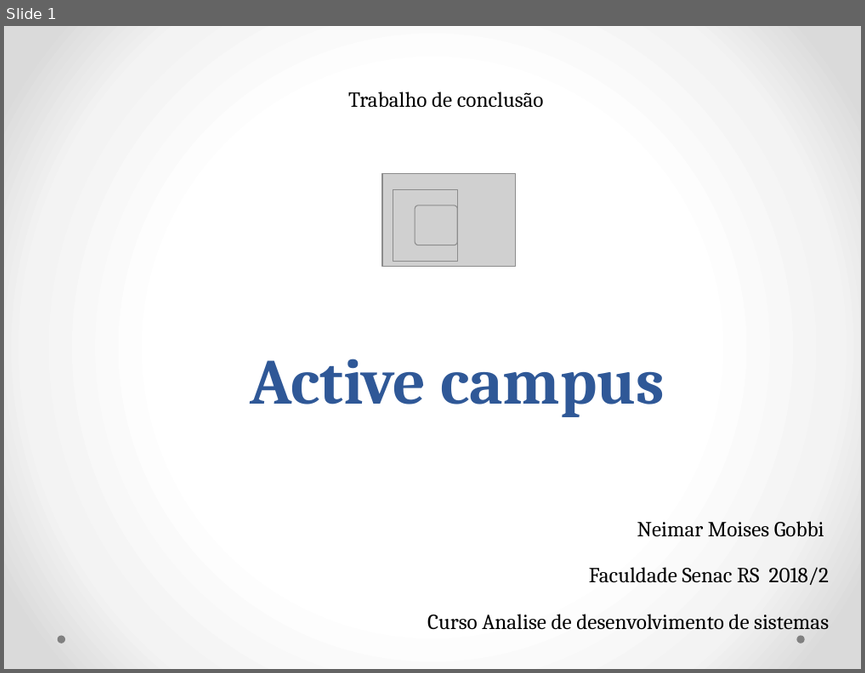
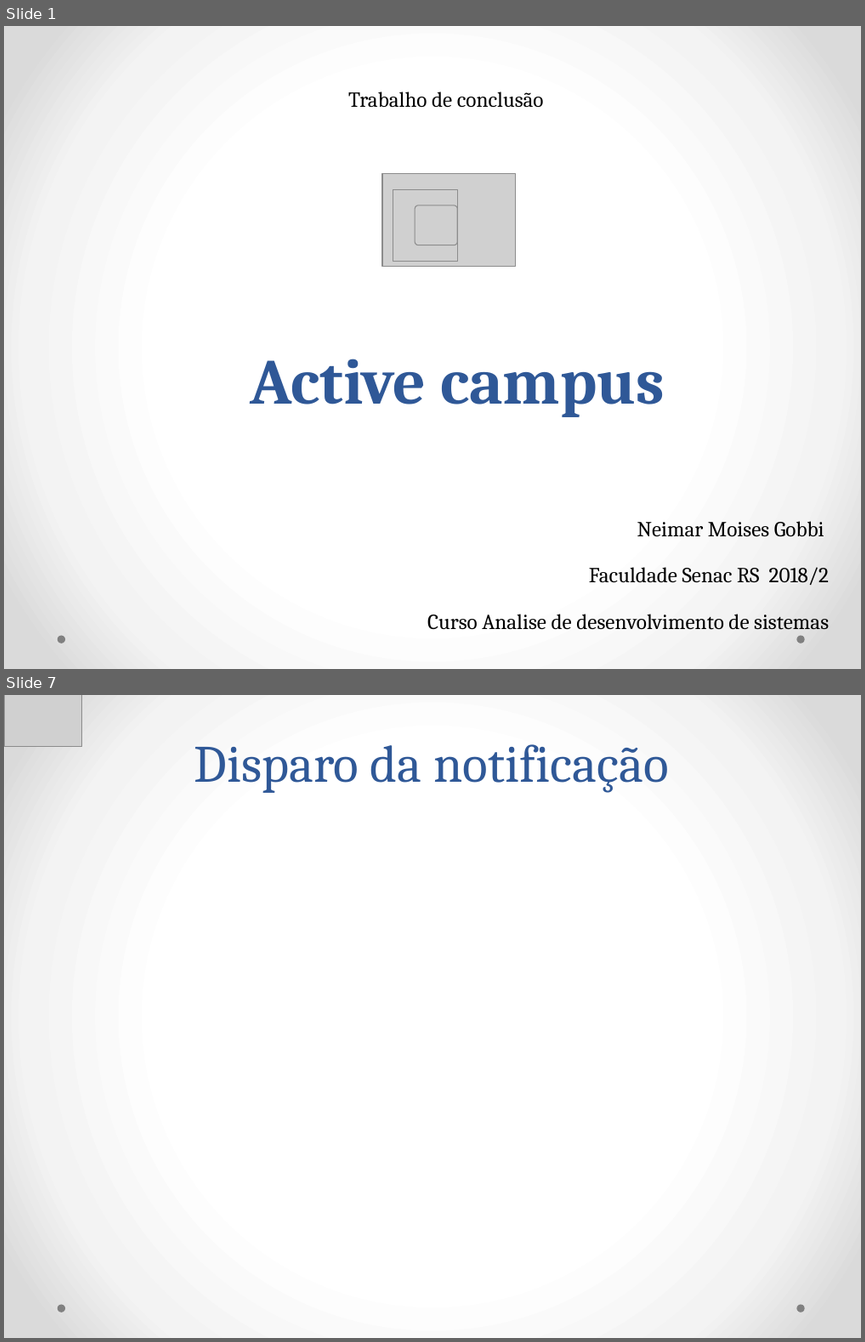
Before and after one commit to Neimarmg/TCC, a slide deck: Ppt.pptx. Shown one above the other, each under a label of ours: slide 1 before the commit, slides 1 and 7 after it; the slides between them are not shown. The pictures are 865x673 and 865x1342 pixels, drawn with LibreOffice and Linux fonts; fonts in the diff are those of the drawing; grey boxes stand for pictures. Boxes give left, top, right and bottom in pixels: in the first picture for what was removed or moved away, otherwise in the second. Text is boxed around its words. In the diff, an @@ line names an element or a change of style, - is before the commit and + after.

```diff
--- a/Ppt.pptx
+++ b/Ppt.pptx
@@ slide 7 added at [4,695,861,1338], background gradient #FFFFFF to #F4F4F4 to #DADADA; not listed: 2 template elements that a slide beside it also shows @@
@@ picture added at [4,695,82,746] @@
@@ title added at [194,744,669,793], 44 pt, text #2F5897 @@
+Disparo da notificação
```
Also in this commit, not shown: 3 slides changed, 2 other slides added, 2 slides removed, 1 other file.
